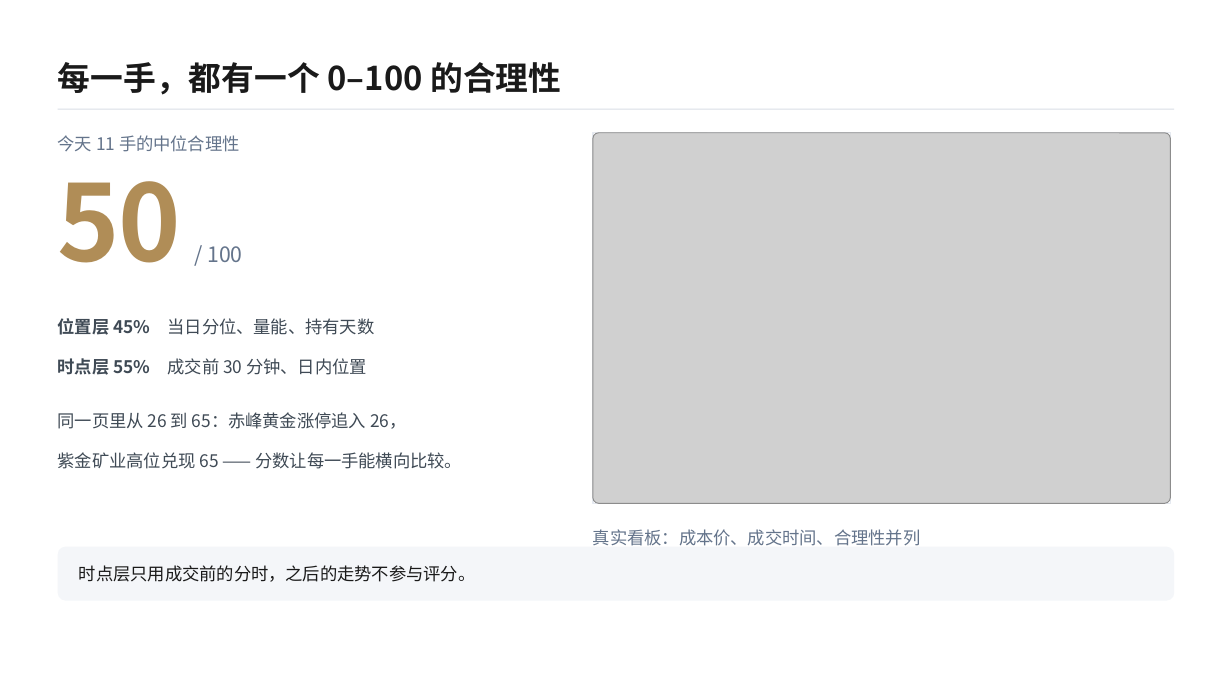
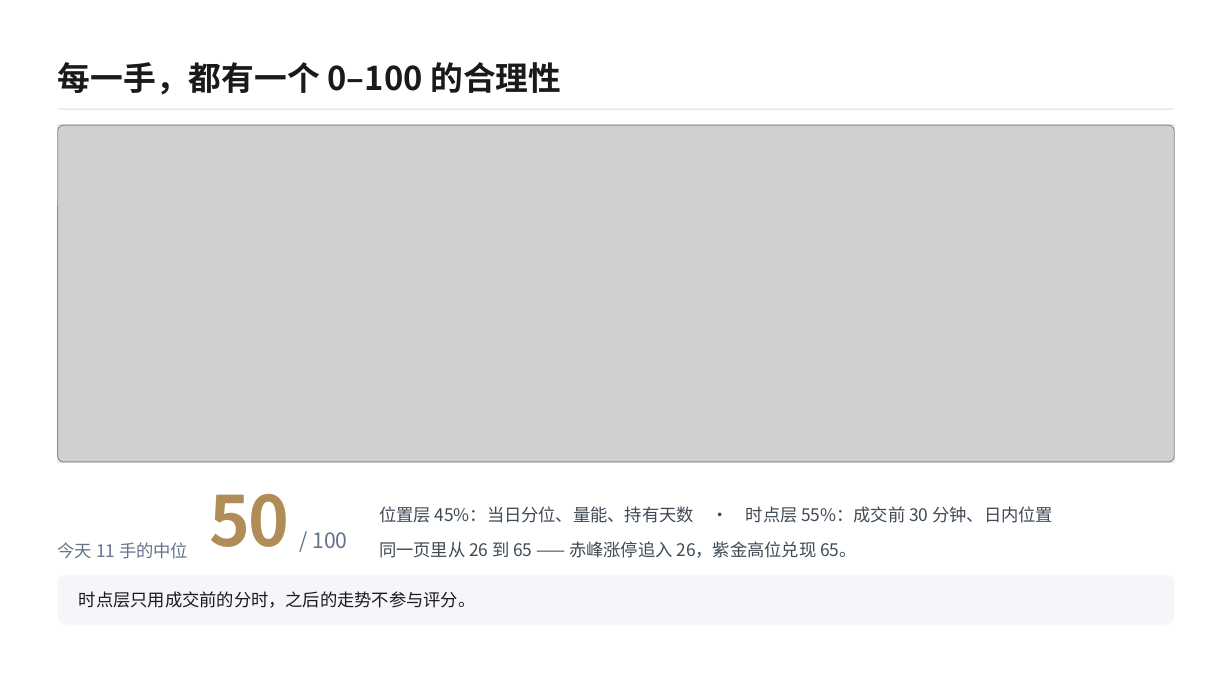
Before and after one commit to www498/ashare-review, a slide deck: slide 7 of ppt/复盘台答辩/复盘台答辩.pptx (slide 6 before the commit). Drawn at 1232x693 pixels with LibreOffice and Linux fonts; fonts in the diff are those of the drawing; grey boxes stand for pictures. Boxes give left, top, right and bottom in pixels: in the first picture for what was removed or moved away, otherwise in the second. Text is boxed around its words. In the diff, an @@ line names an element or a change of style, - is before the commit and + after.

```diff
--- a/ppt/复盘台答辩/复盘台答辩.pptx
+++ b/ppt/复盘台答辩/复盘台答辩.pptx
@@ rectangle: place and size @@
-rectangle at box(593, 133, 1171, 504)
+rectangle at box(57, 125, 1174, 462)
@@ picture added at box(57, 125, 1174, 462) @@
@@ picture removed at box(593, 133, 1171, 504) @@
@@ text removed at box(58, 412, 462, 469) @@
-同一页里从 26 到 65：赤峰黄金涨停追入 26，
-紫金矿业高位兑现 65 —— 分数让每一手能横向比较。
@@ text "50": place and size @@
-text "50" at box(58, 181, 181, 263)
+text "50" at box(210, 494, 290, 547)
@@ text "50" at box(210, 494, 290, 547): size 82.5 to 54 pt @@
@@ text at box(379, 506, 1053, 558): text changed @@
-位置层 45% 当日分位、量能、持有天数
-时点层 55% 成交前 30 分钟、日内位置
+位置层 45%：当日分位、量能、持有天数 · 时点层 55%：成交前 30 分钟、日内位置
+同一页里从 26 到 65 —— 赤峰涨停追入 26，紫金高位兑现 65。
@@ text "/ 100": place and size @@
-text "/ 100" at box(207, 246, 242, 262)
+text "/ 100" at box(312, 532, 347, 548)
@@ text removed at box(593, 529, 921, 546) @@
-真实看板：成本价、成交时间、合理性并列
@@ text at box(58, 542, 188, 559): text changed @@
-今天 11 手的中位合理性
+今天 11 手的中位
@@ rounded rectangle: place and size @@
-rounded rectangle at box(57, 547, 1174, 601)
+rounded rectangle at box(57, 575, 1174, 625)
@@ rounded rectangle at box(57, 575, 1174, 625): proportions changed @@
@@ text "时点层只用成交前的分时，之后的走势不参与评分。": place and size @@
-text "时点层只用成交前的分时，之后的走势不参与评分。" at box(79, 565, 475, 582)
+text "时点层只用成交前的分时，之后的走势不参与评分。" at box(79, 591, 475, 608)
```
Also in this commit, not shown: 1 other slide changed, 3 slides added, 1 slide removed, 13 other files.
